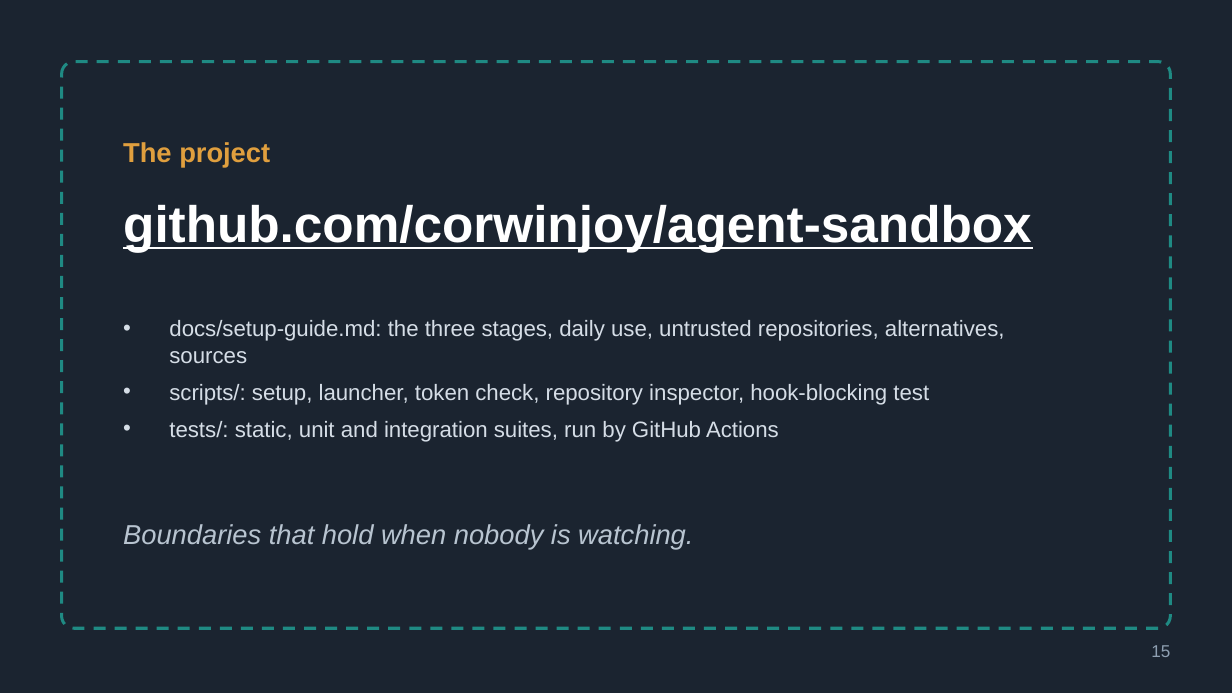
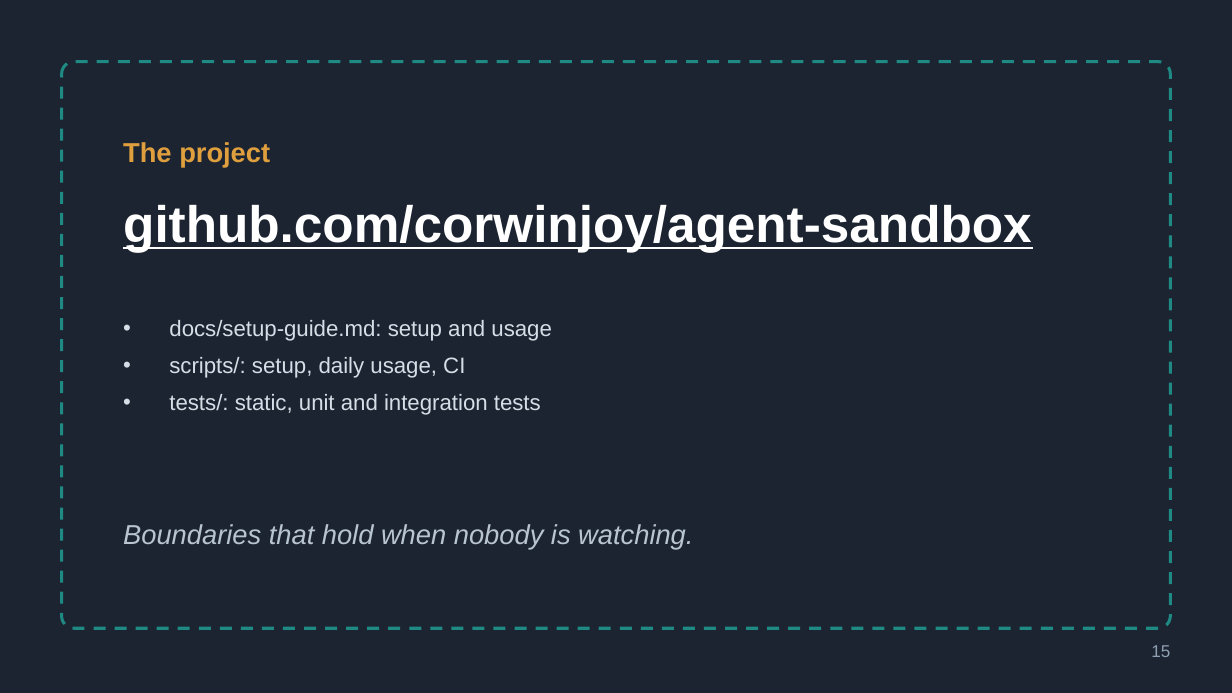
Before and after one commit to corwinjoy/agent-sandbox, a slide deck: slide 15 of slides/agent-sandbox-talk.odp. Drawn at 1232x693 pixels with LibreOffice and Linux fonts; fonts in the diff are those of the drawing. Boxes give left, top, right and bottom in pixels: in the first picture for what was removed or moved away, otherwise in the second. Text is boxed around its words. In the diff, an @@ line names an element or a change of style, - is before the commit and + after.

```diff
--- a/slides/agent-sandbox-talk.odp
+++ b/slides/agent-sandbox-talk.odp
@@ text at <box>169,320,552,415</box>: text changed @@
-• docs/setup-guide.md: the three stages, daily use, untrusted repositories, alternatives, sources
-• scripts/: setup, launcher, token check, repository inspector, hook-blocking test
-• tests/: static, unit and integration suites, run by GitHub Actions
+• docs/setup-guide.md: setup and usage
+• scripts/: setup, daily usage, CI
+• tests/: static, unit and integration tests
```
Also in this commit, not shown: 1 other file.
